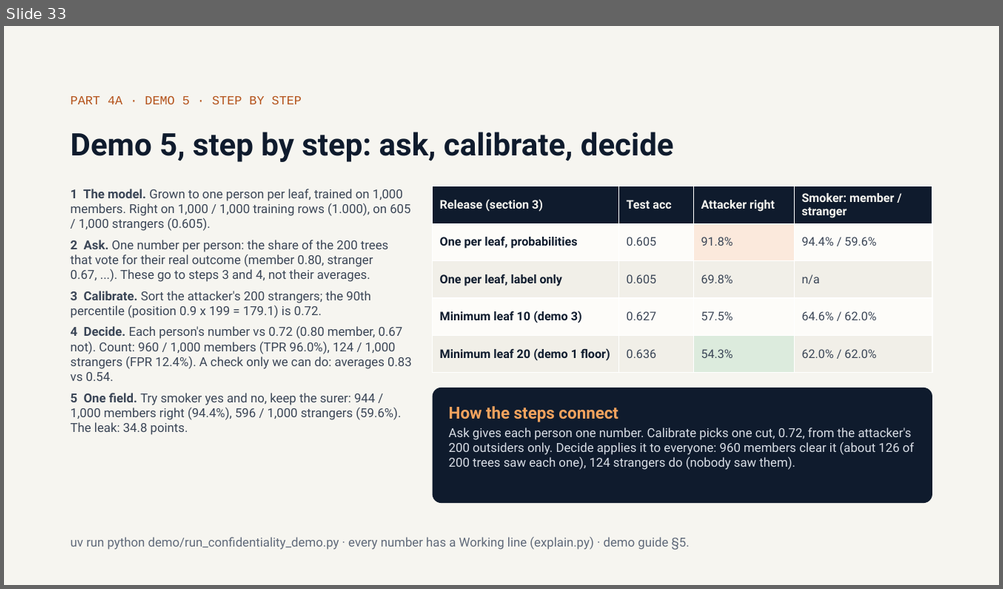
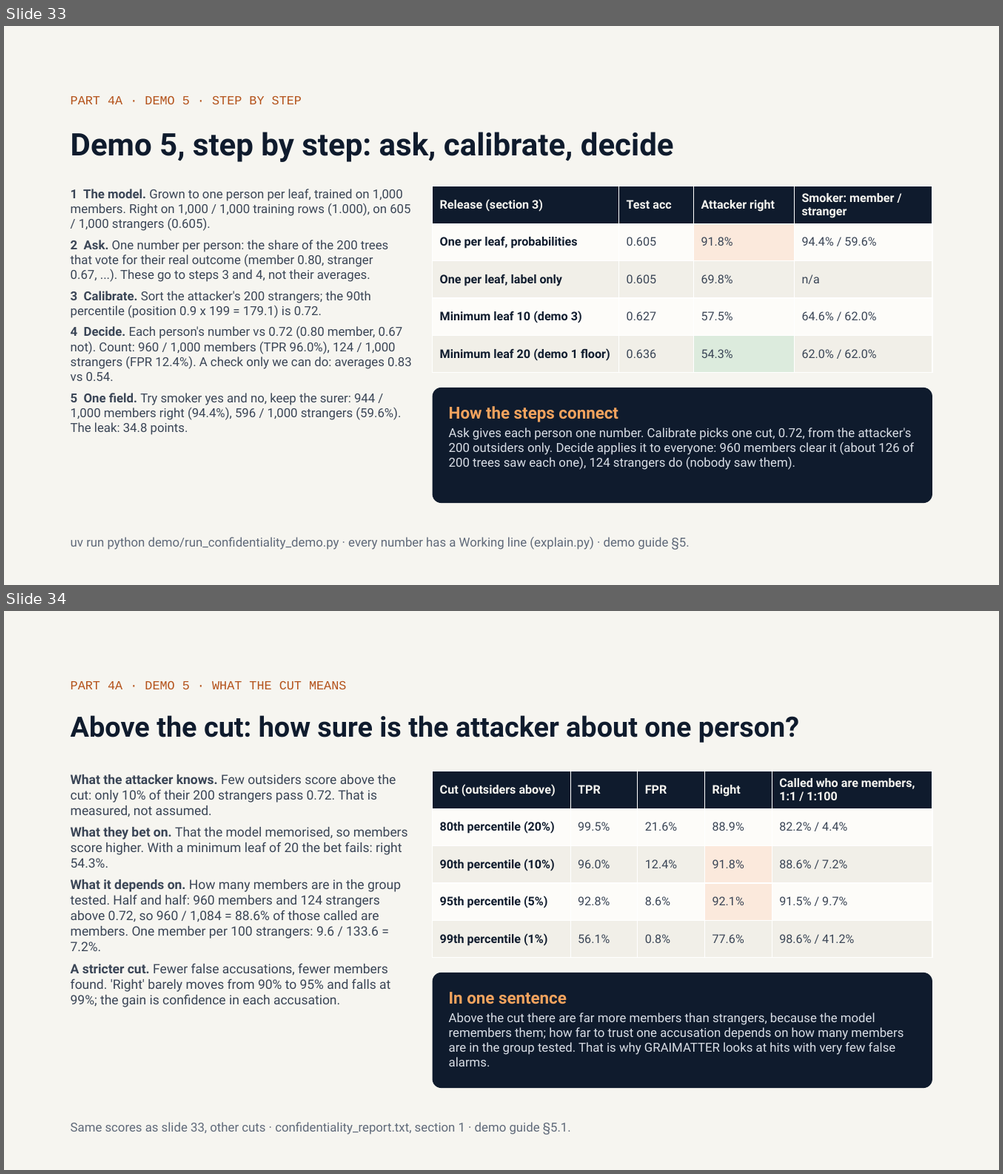
Before and after one commit to olonok69/graimatter_ML, a slide deck: docs/Adversarial_ML.pptx. Shown one above the other, each under a label of ours: slide 33 before the commit, slides 33 and 34 after it. The pictures are 1003x589 and 1003x1174 pixels, drawn with LibreOffice and Linux fonts; fonts in the diff are those of the drawing. Boxes give left, top, right and bottom in pixels: in the first picture for what was removed or moved away, otherwise in the second. Text is boxed around its words. In the diff, an @@ line names an element or a change of style, - is before the commit and + after.

Commit message:
Demo 5: what being above the cut means (new slide 34)
- Demo output: table of four cuts (80th/90th/95th/99th percentile) on the
  same scores, with TPR, FPR, right on a 50/50 mix and the share of the
  people called members who really are (1:1 and 1:100), plus its working.
- explain.flagged_who_are_members(): m x TPR / (m x TPR + FPR).
- Deck: new slide 34 after slide 33 (slide 33 unchanged); 58 slides.
- Demo guides EN/ES §5.1: subsection on what the cut means, traceability rows.
- Presenter guides EN/ES: slide 34 section. Technical guides: right vs precision.
- Slide numbers from 34 on shifted by one across guides and README.

```diff
--- a/docs/Adversarial_ML.pptx
+++ b/docs/Adversarial_ML.pptx
@@ slide 34 added at <box>4,611,999,1170</box>, background #F6F5F0 @@
@@ text added at <box>71,681,346,689</box>, 12 pt, text #B4521A @@
+PART 4A · DEMO 5 · WHAT THE CUT MEANS
@@ title added at <box>71,715,799,743</box>, 27 pt, text #0F1B2D, bold @@
+Above the cut: how sure is the attacker about one person?
@@ text added at <box>71,775,408,1008</box>, 12.5 pt, text #3A4556 @@
+What the attacker knows. Few outsiders score above the cut: only 10% of their 200 strangers pass 0.72. That is measured, not assumed.
+What they bet on. That the model memorised, so members score higher. With a minimum leaf of 20 the bet fails: right 54.3%.
+What it depends on. How many members are in the group tested. Half and half: 960 members and 124 strangers above 0.72, so 960 / 1,084 = 88.6% of those called are members. One member per 100 strangers: 9.6 / 133.6 = 7.2%.
+A stricter cut. Fewer false accusations, fewer members found. 'Right' barely moves from 90% to 95% and falls at 99%; the gain is confidence in each accusation.
@@ table added at <box>432,772,932,958</box>, 5 rows, 5 columns @@
+Cut (outsiders above) | TPR | FPR | Right | Called who are members, 1:1 / 1:100
+80th percentile (20%) | 99.5% | 21.6% | 88.9% | 82.2% / 4.4%
+90th percentile (10%) | 96.0% | 12.4% | 91.8% | 88.6% / 7.2%
+95th percentile (5%) | 92.8% | 8.6% | 92.1% | 91.5% / 9.7%
+99th percentile (1%) | 56.1% | 0.8% | 77.6% | 98.6% / 41.2%
@@ rounded rectangle added at <box>432,973,932,1088</box>, fill #0F1B2D @@
@@ text added at <box>449,992,566,1005</box>, 16 pt, text #F2A35E, bold @@
+In one sentence
@@ text added at <box>449,1013,903,1067</box>, 12 pt, text #D9DEE6 @@
+Above the cut there are far more members than strangers, because the model remembers them; how far to trust one accusation depends on how many members are in the group tested. That is why GRAIMATTER looks at hits with very few false alarms.
@@ text added at <box>71,1122,571,1135</box>, 12 pt, text #5F6979 @@
+Same scores as slide 33, other cuts · confidentiality_report.txt, section 1 · demo guide §5.1.
```
Also in this commit, not shown: 12 other files.
